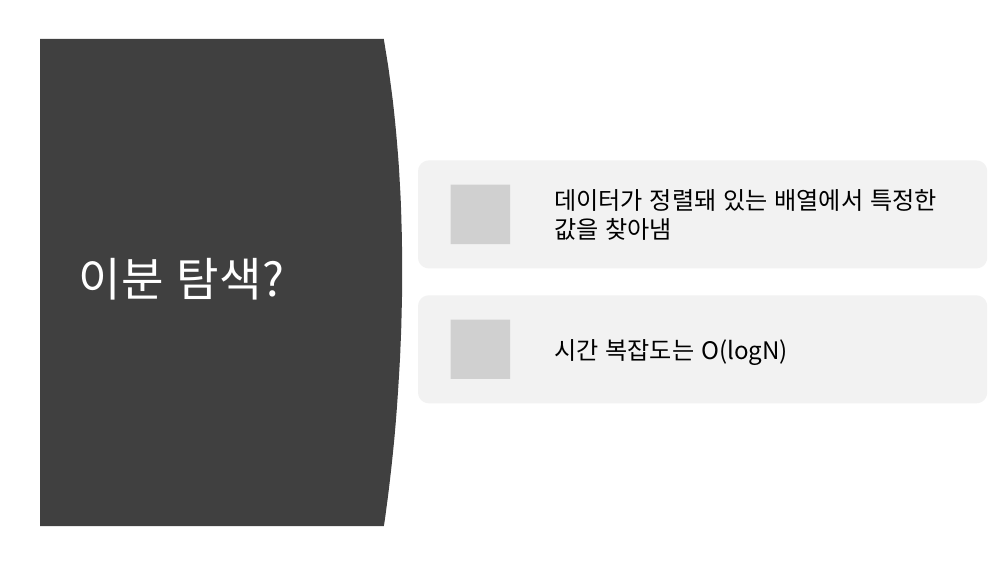
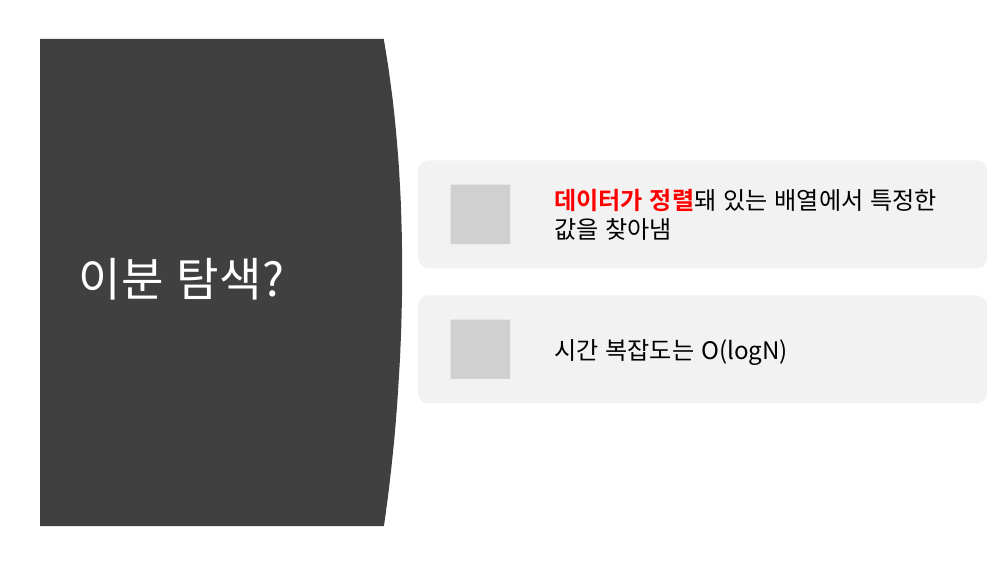
Before and after one commit to sunminky/algorythmStudy, a slide deck: slide 6 of 11주차/깊이너비탐색이랑완전탐색이랑이진탐색.pptx. Drawn at 1008x567 pixels with LibreOffice and Linux fonts; fonts in the diff are those of the drawing; grey boxes stand for pictures. Boxes give left, top, right and bottom in pixels: in the first picture for what was removed or moved away, otherwise in the second. Text is boxed around its words. In the diff, an @@ line names an element or a change of style, - is before the commit and + after.

```diff
--- a/11주차/깊이너비탐색이랑완전탐색이랑이진탐색.pptx
+++ b/11주차/깊이너비탐색이랑완전탐색이랑이진탐색.pptx
@@ text "데이터가 정렬돼 있는 배열에서 특정한 ..." at bbox=[554, 188, 937, 240]: text colour #000000 to #FF0000, bold on in "데이터가 정렬돼" @@
```
Also in this commit, not shown: 1 other slide changed.
